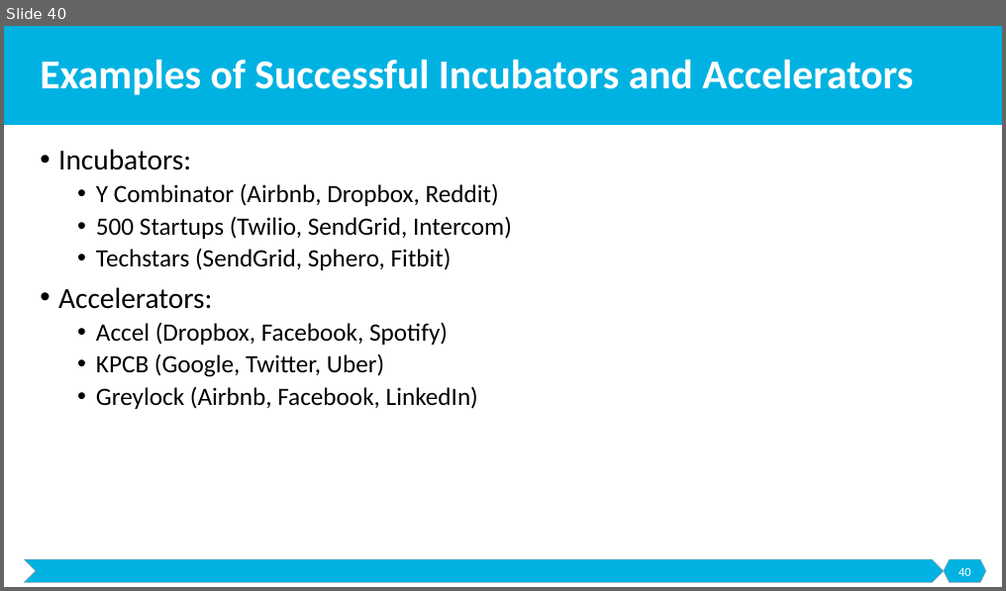
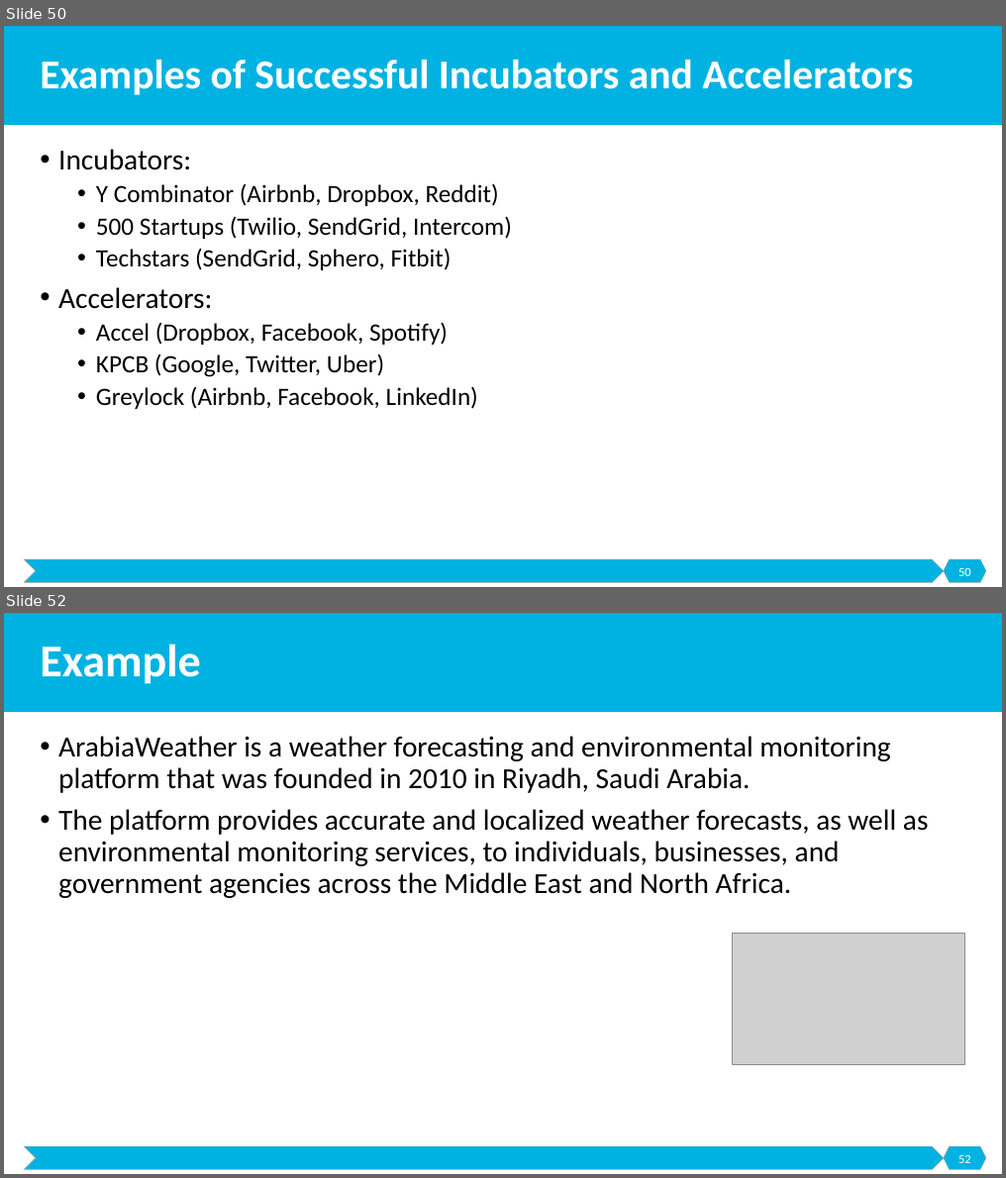
Before and after one commit to malenezi/malenezi, a slide deck: SE495/Lectures/5-Securing Funding/Securing Funding.pptx. Shown one above the other, each under a label of ours: slide 40 before the commit, slides 50 and 52 after it; the slides between them are not shown. The pictures are 1006x591 and 1006x1178 pixels, drawn with LibreOffice and Linux fonts; fonts in the diff are those of the drawing; grey boxes stand for pictures. Boxes give left, top, right and bottom in pixels: in the first picture for what was removed or moved away, otherwise in the second. Text is boxed around its words. In the diff, an @@ line names an element or a change of style, - is before the commit and + after.

```diff
--- a/SE495/Lectures/5-Securing Funding/Securing Funding.pptx
+++ b/SE495/Lectures/5-Securing Funding/Securing Funding.pptx
@@ slide 52 added at (x1=4, y1=613, x2=1002, y2=1174), background #FFFFFF; not listed: 3 template elements that a slide beside it also shows @@
@@ title added at (x1=40, y1=644, x2=201, y2=684), 44 pt, text #FFFFFF, bold @@
+Example
@@ text added at (x1=58, y1=736, x2=929, y2=898), 28 pt, text #000000 @@
+• ArabiaWeather is a weather forecasting and environmental monitoring platform that was founded in 2010 in Riyadh, Saudi Arabia.
+• The platform provides accurate and localized weather forecasts, as well as environmental monitoring services, to individuals, businesses, and government agencies across the Middle East and North Africa.
@@ picture added at (x1=733, y1=933, x2=964, y2=1064) @@
@@ page number added at (x1=958, y1=1156, x2=971, y2=1163), 12 pt, text #FFFFFF @@
+52
@@ what was slide 40 is now slide 50 @@
@@ page number at (x1=958, y1=569, x2=971, y2=576): text changed @@
-40
+50
```
Also in this commit, not shown: 3 slides changed, 12 other slides added, 3 other files.
